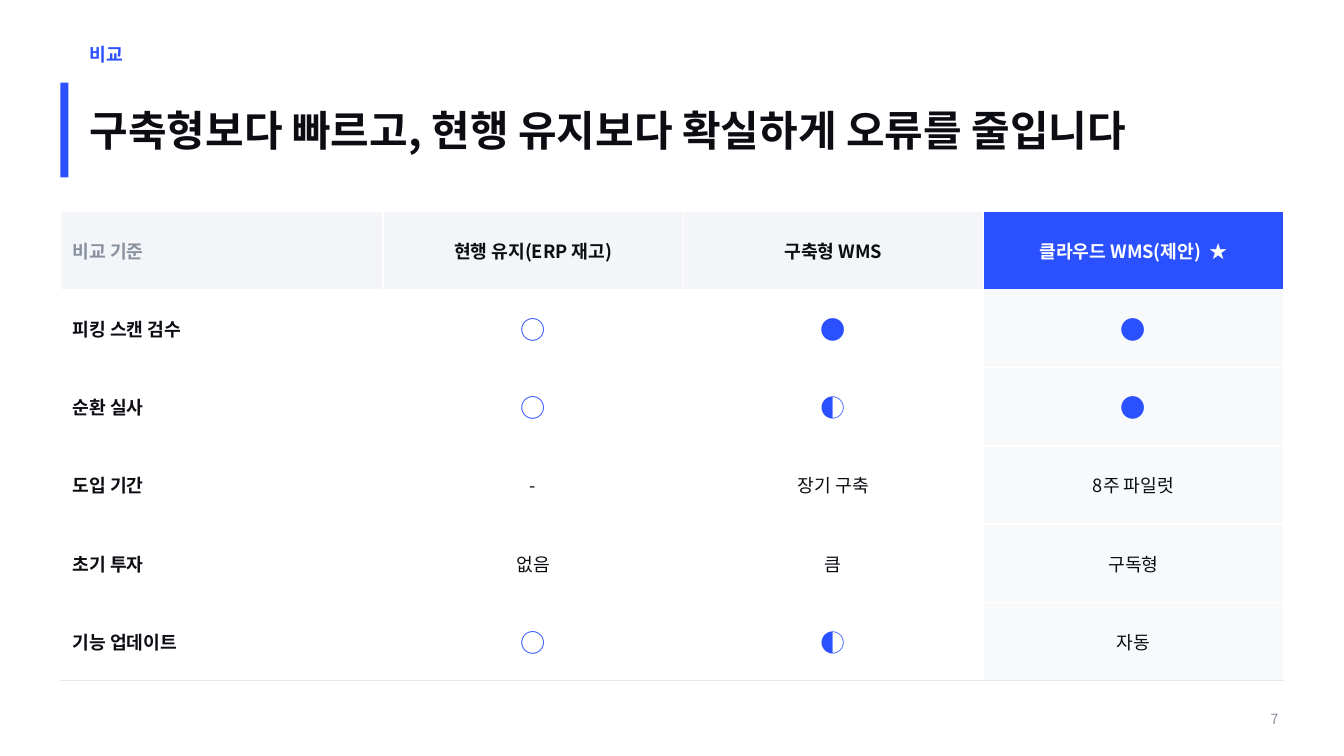
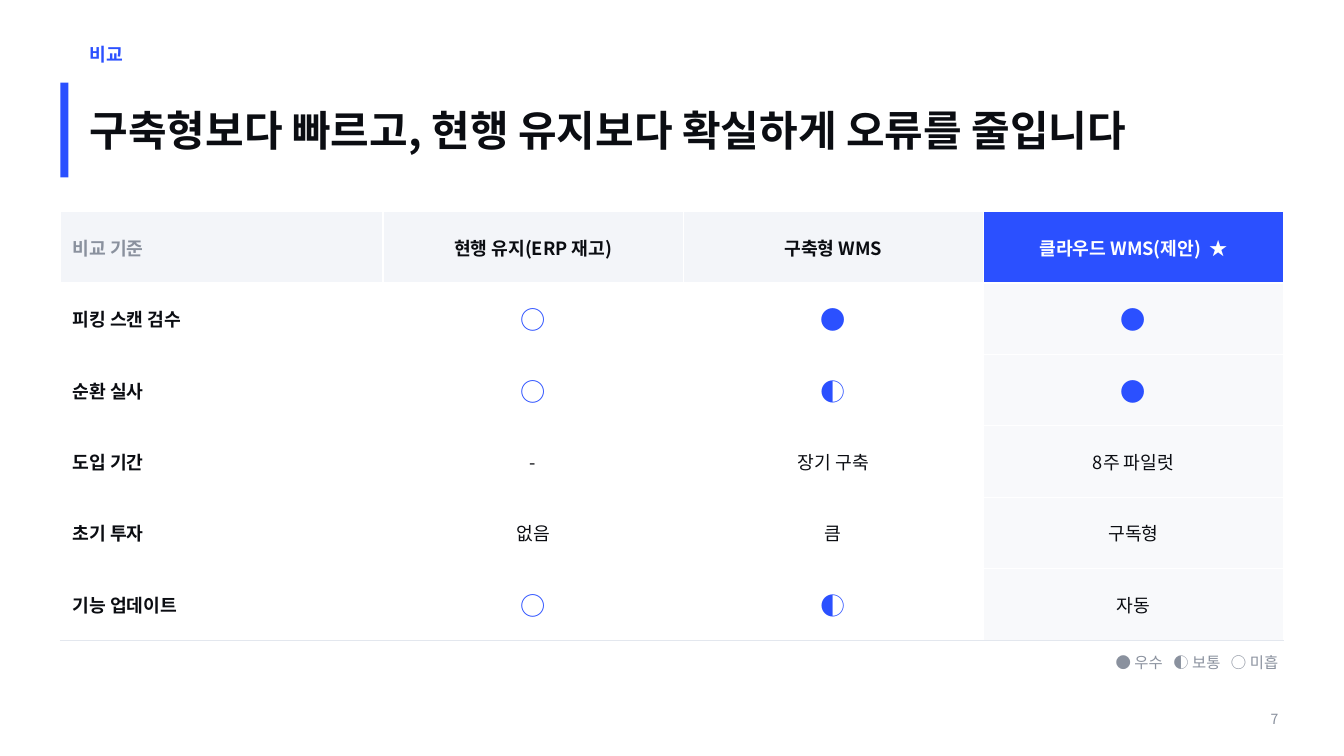
Before and after one commit to coindesktop/Awesome-PPT-SKILL, a slide deck: slide 7 of examples/sales-proposal/deck.pptx. Drawn at 1344x756 pixels with LibreOffice and Linux fonts; fonts in the diff are those of the drawing. Boxes give left, top, right and bottom in pixels: in the first picture for what was removed or moved away, otherwise in the second. Text is boxed around its words. In the diff, an @@ line names an element or a change of style, - is before the commit and + after.

```diff
--- a/examples/sales-proposal/deck.pptx
+++ b/examples/sales-proposal/deck.pptx
@@ table resized from (x1=60, y1=212, x2=1285, y2=681) to (x1=60, y1=212, x2=1285, y2=640) @@
@@ text added at (x1=1134, y1=655, x2=1278, y2=669), 11 pt, text #8A919E @@
+● 우수 ◐ 보통 ○ 미흡
```
Also in this commit, not shown: 24 other files.
